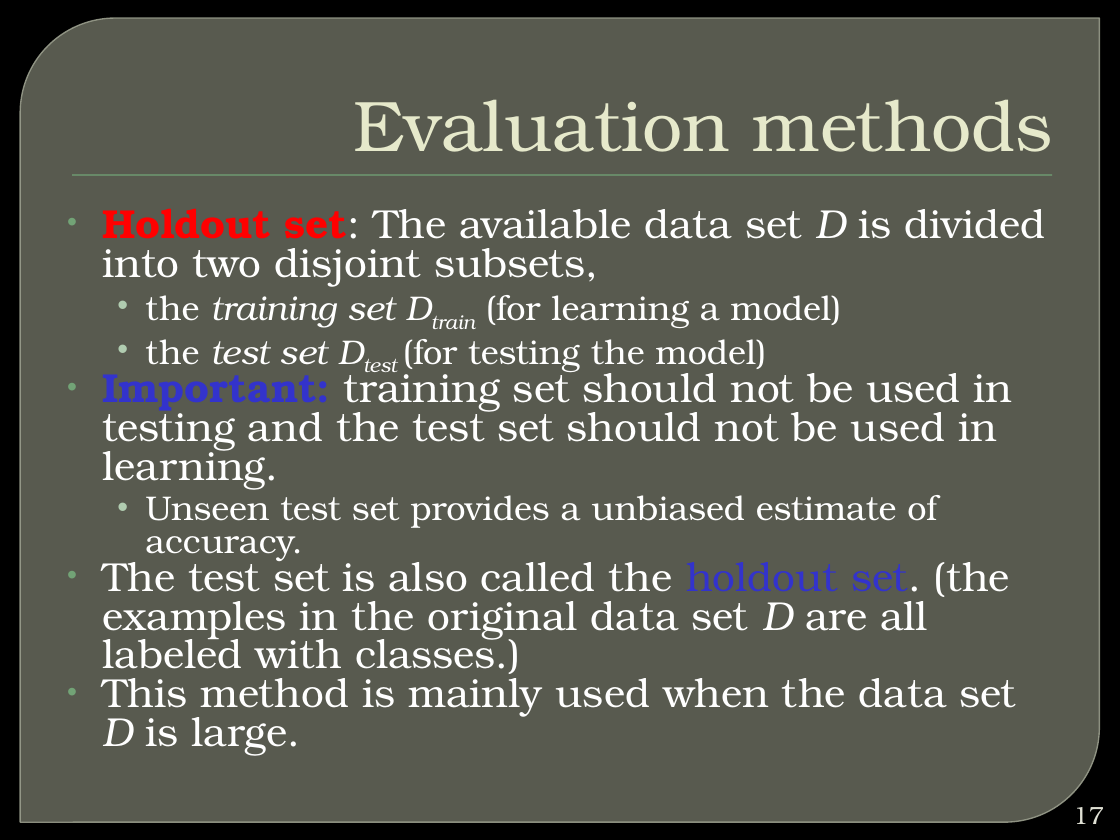
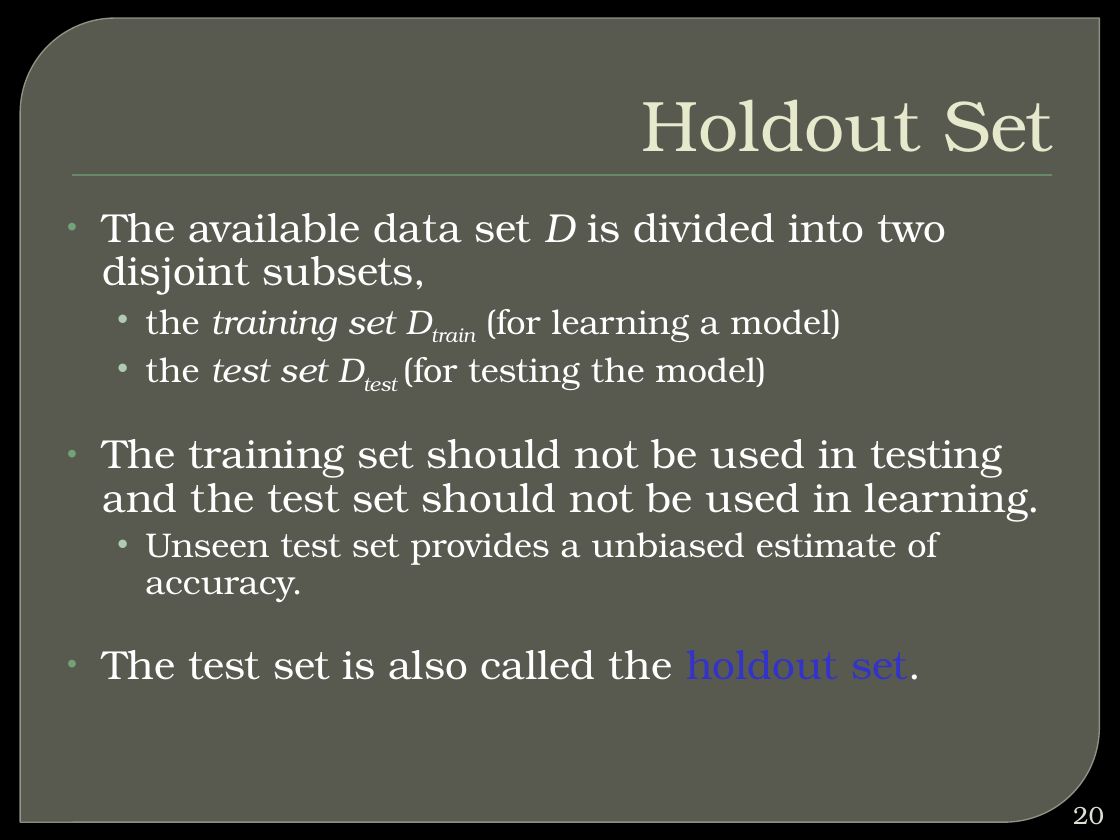
Before and after one commit to winteram/BIA660-2013S, a slide deck: slide 20 of course_docs/20130423/MLclassification.pptx (slide 17 before the commit). Drawn at 1120x840 pixels with LibreOffice and Linux fonts; fonts in the diff are those of the drawing; background and template pictures are left out. Boxes give left, top, right and bottom in pixels: in the first picture for what was removed or moved away, otherwise in the second. Text is boxed around its words. In the diff, an @@ line names an element or a change of style, - is before the commit and + after.

```diff
--- a/course_docs/20130423/MLclassification.pptx
+++ b/course_docs/20130423/MLclassification.pptx
@@ title at box(641, 99, 1053, 152): text changed @@
-Evaluation methods
+Holdout Set
@@ text at box(103, 213, 947, 295): text changed @@
-• Holdout set: The available data set D is divided into two disjoint subsets,
+• The available data set D is divided into two disjoint subsets,
@@ text at box(145, 309, 937, 602): line spacing 0.8 to 0.9 @@
@@ text at box(103, 439, 1041, 522): text changed @@
-• Important: training set should not be used in testing and the test set should not be used in learning.
+• The training set should not be used in testing and the test set should not be used in learning.
@@ text at box(103, 650, 921, 680): text changed @@
-• The test set is also called the holdout set. (the examples in the original data set D are all labeled with classes.)
-• This method is mainly used when the data set D is large.
+• The test set is also called the holdout set.
@@ page number at box(1073, 806, 1104, 825): text changed @@
-17
+20
```
Also in this commit, not shown: 38 other slides changed, 22 slides added, 7 slides removed.
